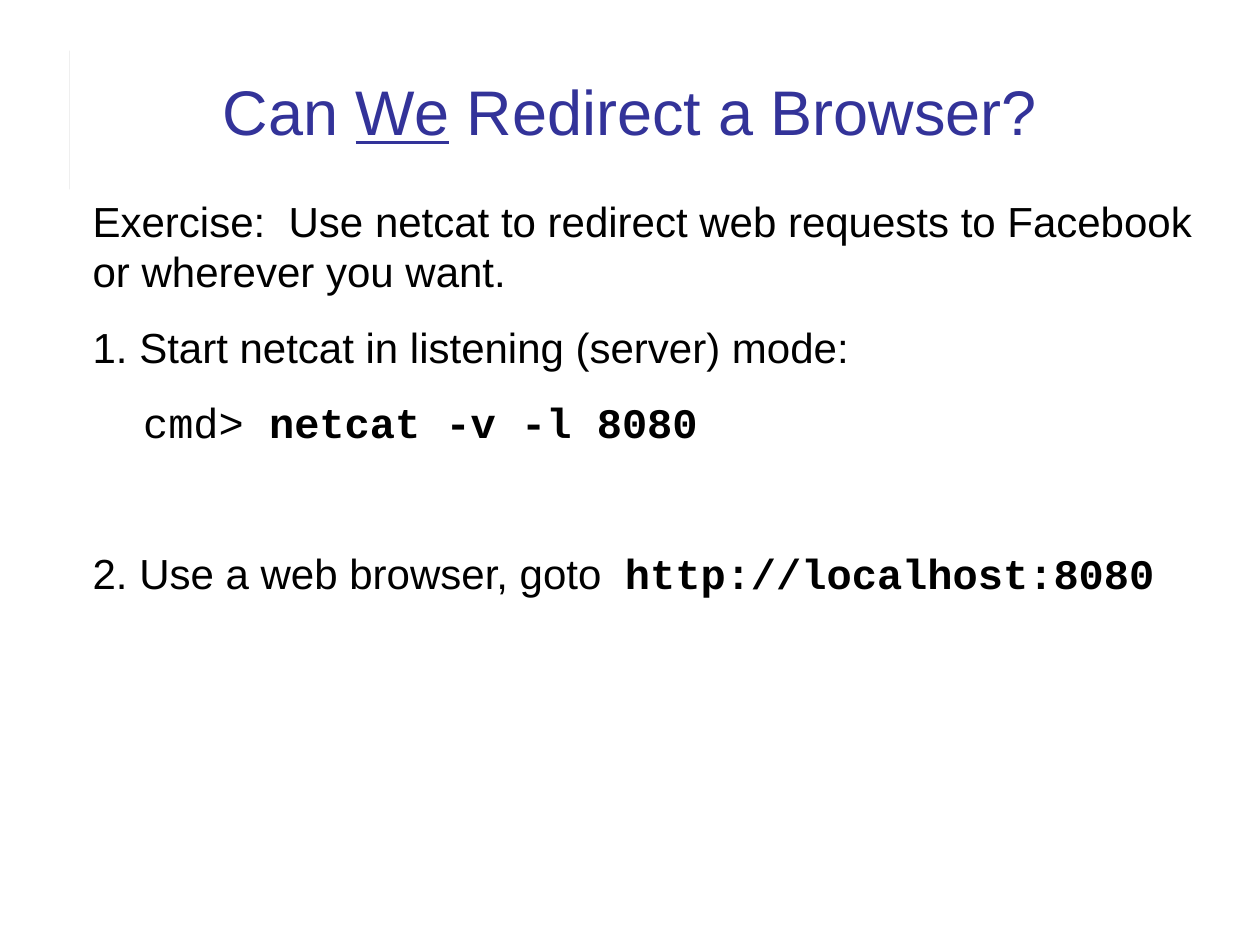
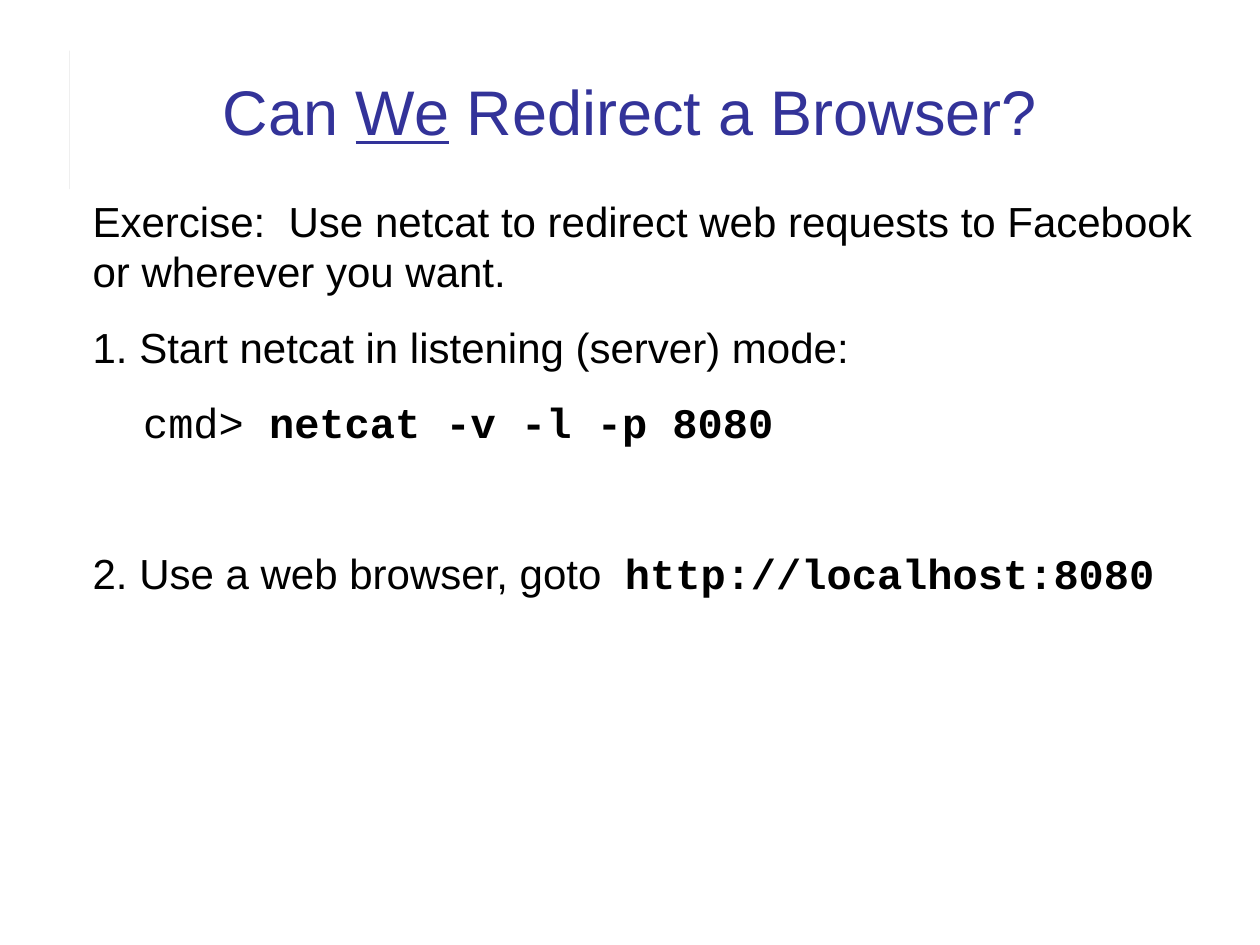
Before and after one commit to cpske/ISP, a slide deck: slide 13 of web/HTTP-in-Action.ppt. Drawn at 1260x945 pixels with LibreOffice and Linux fonts; fonts in the diff are those of the drawing. Boxes give left, top, right and bottom in pixels: in the first picture for what was removed or moved away, otherwise in the second. Text is boxed around its words. In the diff, an @@ line names an element or a change of style, - is before the commit and + after.

Commit message:
add -p flag to netcat cmds

```diff
--- a/web/HTTP-in-Action.ppt
+++ b/web/HTTP-in-Action.ppt
@@ text at (143, 408, 773, 447): text changed @@
-cmd> netcat -v -l 8080
+cmd> netcat -v -l -p 8080
```
Also in this commit, not shown: 5 other slides changed, 1 other file.
